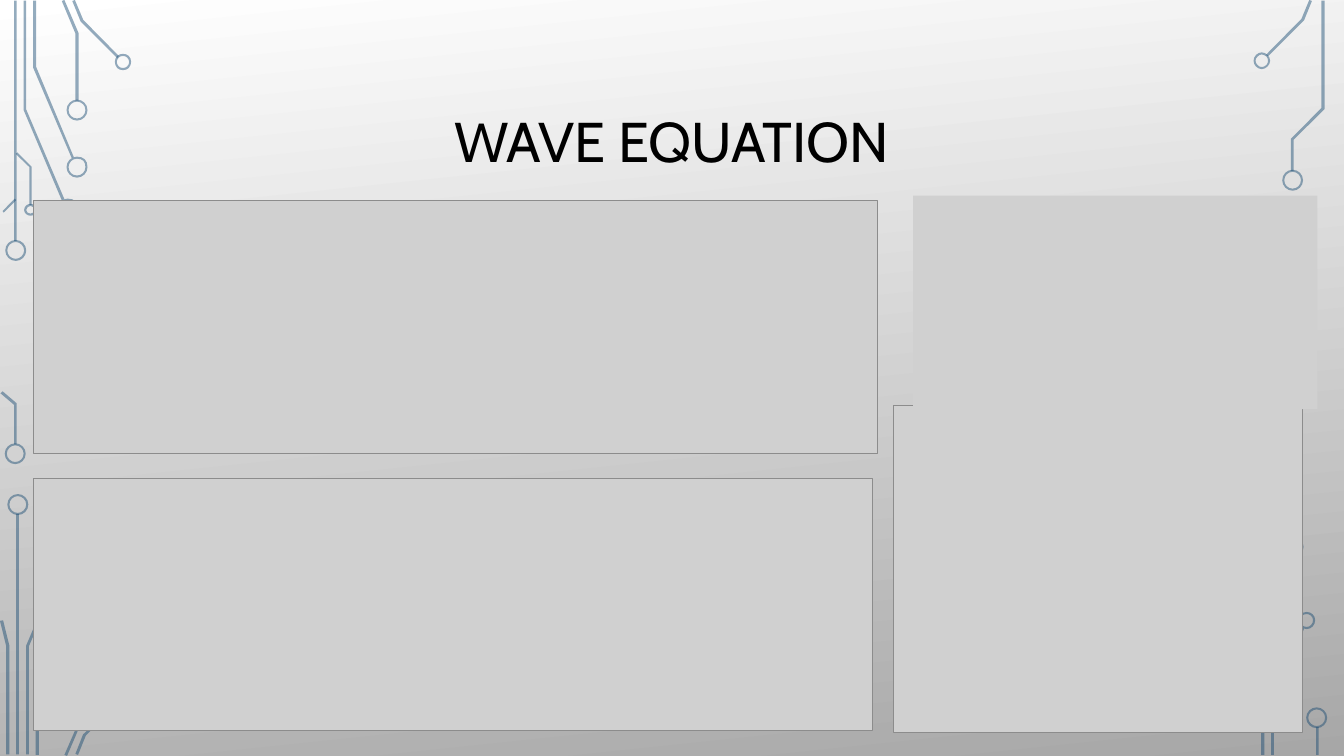
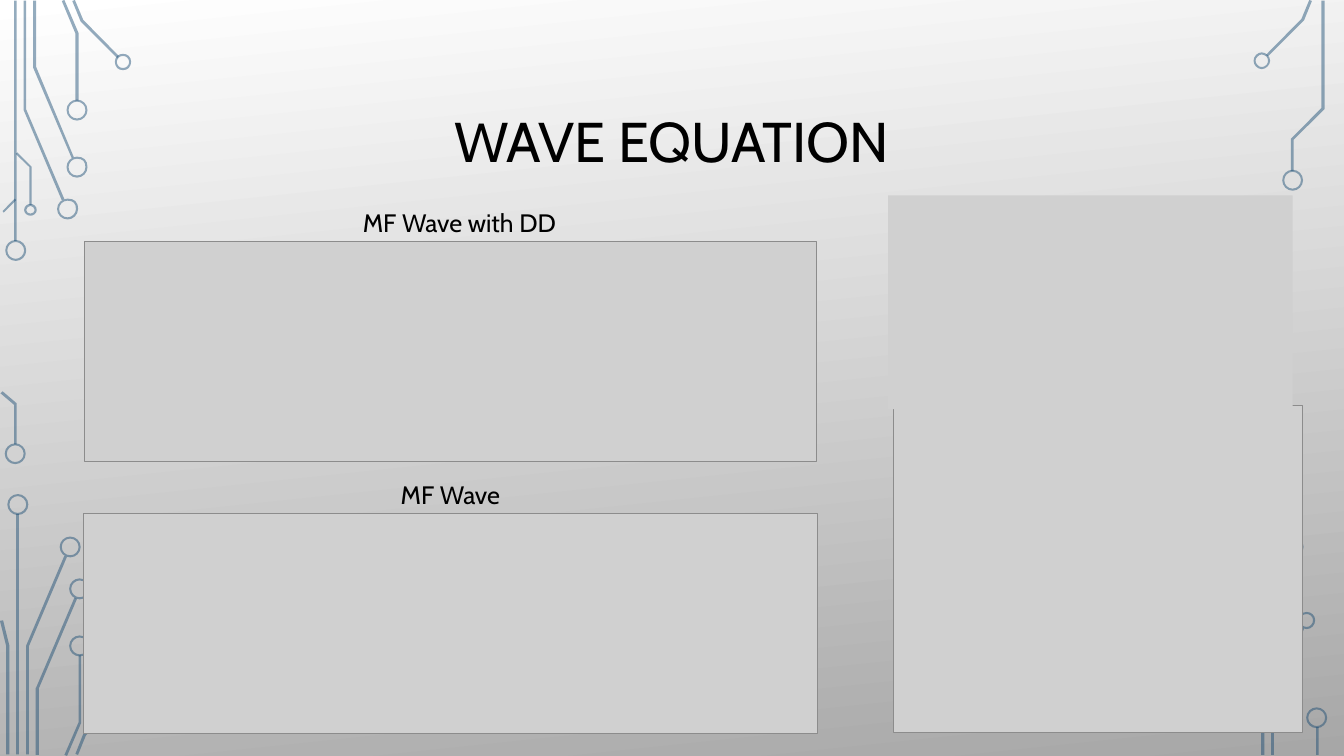
Before and after one commit to damienbeecroft/pnnl_research, a slide deck: slide 11 of MFFBPINNs.pptx (slide 10 before the commit). Drawn at 1344x756 pixels with LibreOffice and Linux fonts; fonts in the diff are those of the drawing; grey boxes stand for pictures; background and template pictures are left out. Boxes give left, top, right and bottom in pixels: in the first picture for what was removed or moved away, otherwise in the second. Text is boxed around its words. In the diff, an @@ line names an element or a change of style, - is before the commit and + after.

```diff
--- a/MFFBPINNs.pptx
+++ b/MFFBPINNs.pptx
@@ picture moved from (x1=913, y1=196, x2=1318, y2=409) to (x1=888, y1=196, x2=1293, y2=409) @@
@@ text added at (x1=363, y1=213, x2=556, y2=233), 18 pt, text #000000 @@
+MF Wave with DD
@@ picture resized from (x1=33, y1=201, x2=877, y2=454) to (x1=85, y1=242, x2=817, y2=462) @@
@@ text added at (x1=401, y1=486, x2=500, y2=505), 18 pt, text #000000 @@
+MF Wave
@@ freeform shape added at (x1=58, y1=536, x2=80, y2=558), fill gradient #134770 to #B4FFFF @@
@@ freeform shape added at (x1=59, y1=536, x2=81, y2=558), fill #134770 at 45% opacity @@
@@ picture resized from (x1=33, y1=479, x2=873, y2=731) to (x1=84, y1=513, x2=818, y2=733) @@
@@ freeform shape added at (x1=68, y1=579, x2=89, y2=600), fill gradient #134770 to #B4FFFF @@
@@ freeform shape added at (x1=70, y1=579, x2=91, y2=600), fill #134770 at 45% opacity @@
@@ freeform shape added at (x1=68, y1=635, x2=89, y2=656), fill gradient #134770 to #B4FFFF @@
@@ freeform shape added at (x1=70, y1=635, x2=91, y2=656), fill #134770 at 45% opacity @@
```
Also in this commit, not shown: 7 other slides changed, 2 slides added, 2 other files.
